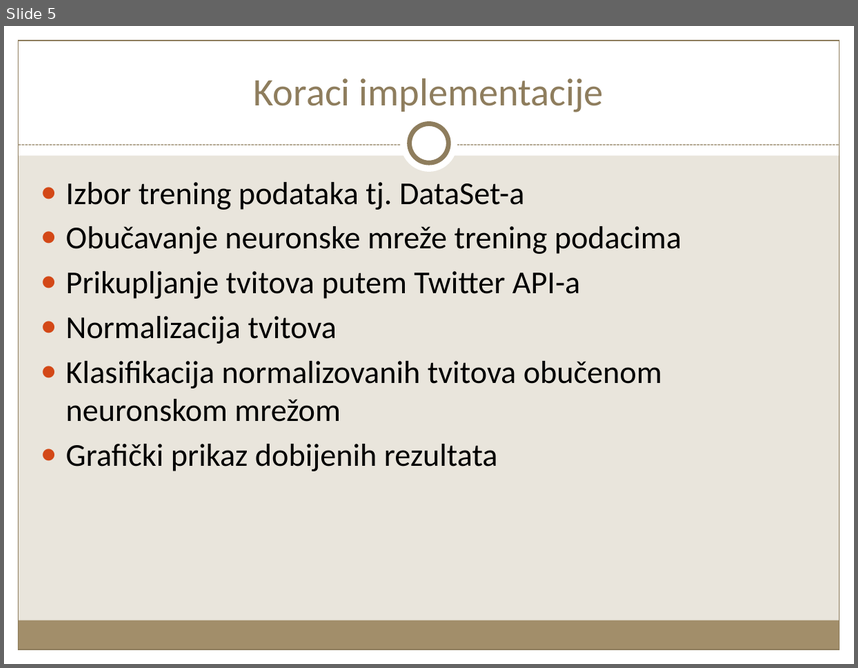
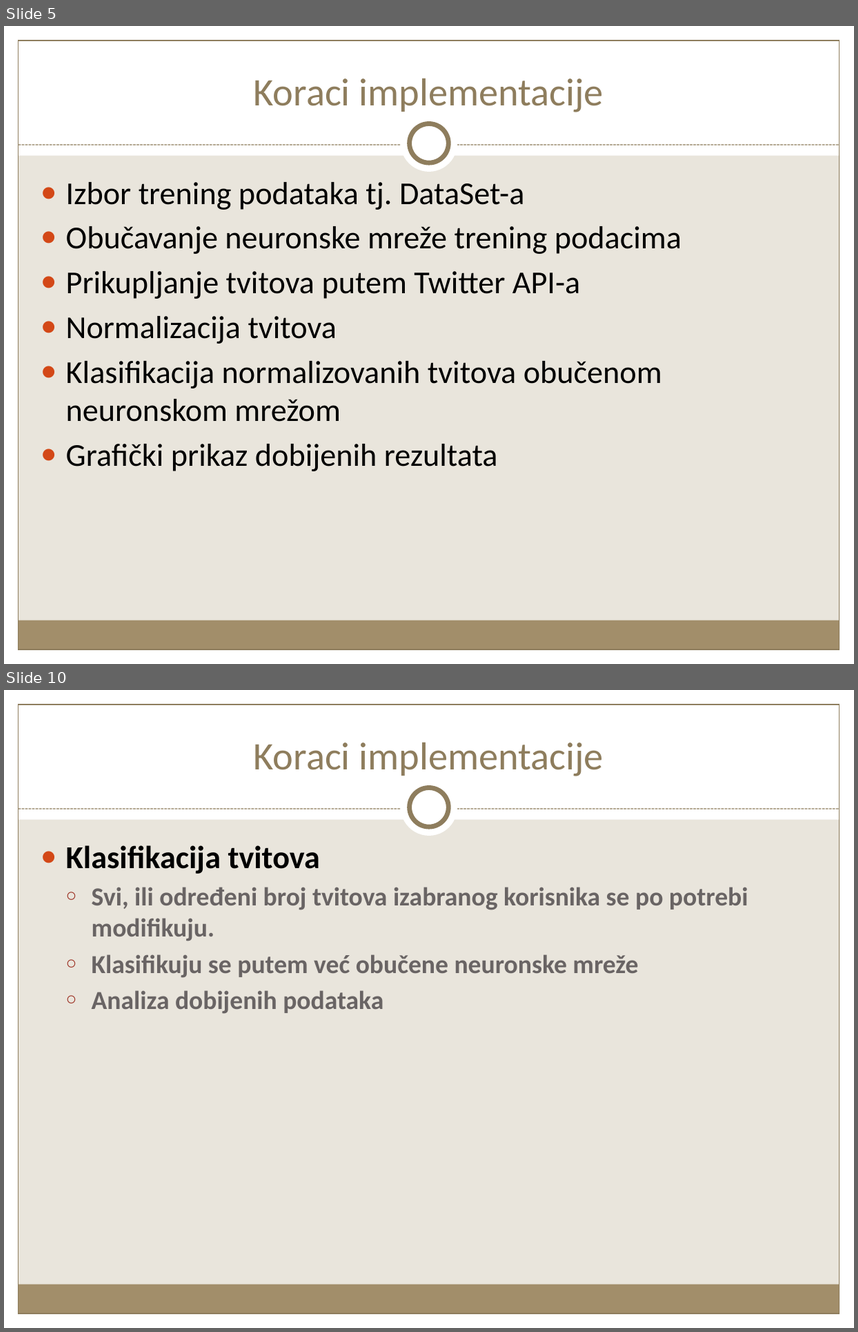
Before and after one commit to GavriloDrljaca/ANNProject, a slide deck: Semanticka_klasifikacija_GavriloDrljaca.pptx. Shown one above the other, each under a label of ours: slide 5 before the commit, slides 5 and 10 after it; the slides between them are not shown. The pictures are 858x668 and 858x1332 pixels, drawn with LibreOffice and Linux fonts; fonts in the diff are those of the drawing. Boxes give left, top, right and bottom in pixels: in the first picture for what was removed or moved away, otherwise in the second. Text is boxed around its words. In the diff, an @@ line names an element or a change of style, - is before the commit and + after.

```diff
--- a/Semanticka_klasifikacija_GavriloDrljaca.pptx
+++ b/Semanticka_klasifikacija_GavriloDrljaca.pptx
@@ slide 10 added at box(4, 690, 854, 1328), background #E9E5DC; not listed: 9 template elements that a slide beside it also shows @@
@@ title added at box(253, 742, 604, 776), 33 pt, text #8F7D5E @@
+Koraci implementacije
@@ text added at box(66, 845, 749, 1014), 22 pt, text #696464, bold @@
+● Klasifikacija tvitova
+  ○ Svi, ili određeni broj tvitova izabranog korisnika se po potrebi modifikuju.
+  ○ Klasifikuju se putem već obučene neuronske mreže
+  ○ Analiza dobijenih podataka
```
Also in this commit, not shown: 3 slides changed, 4 other slides added.
